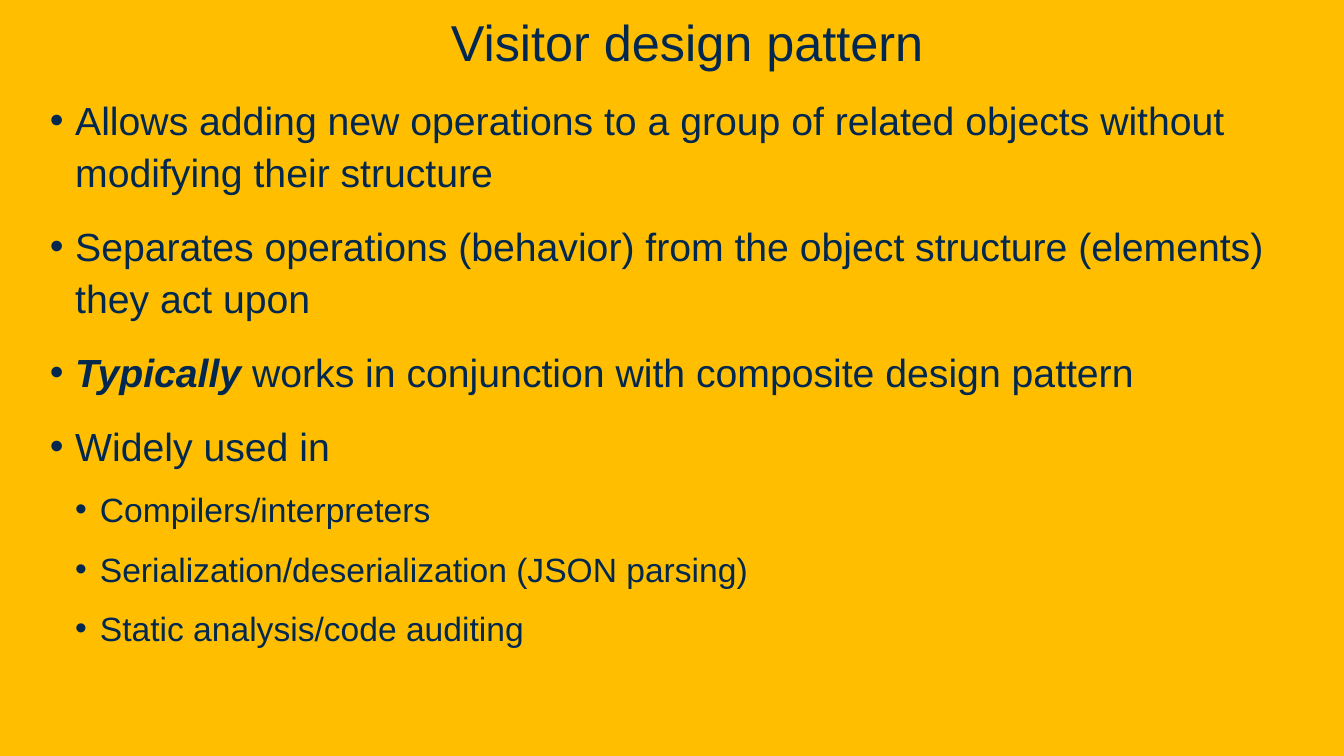
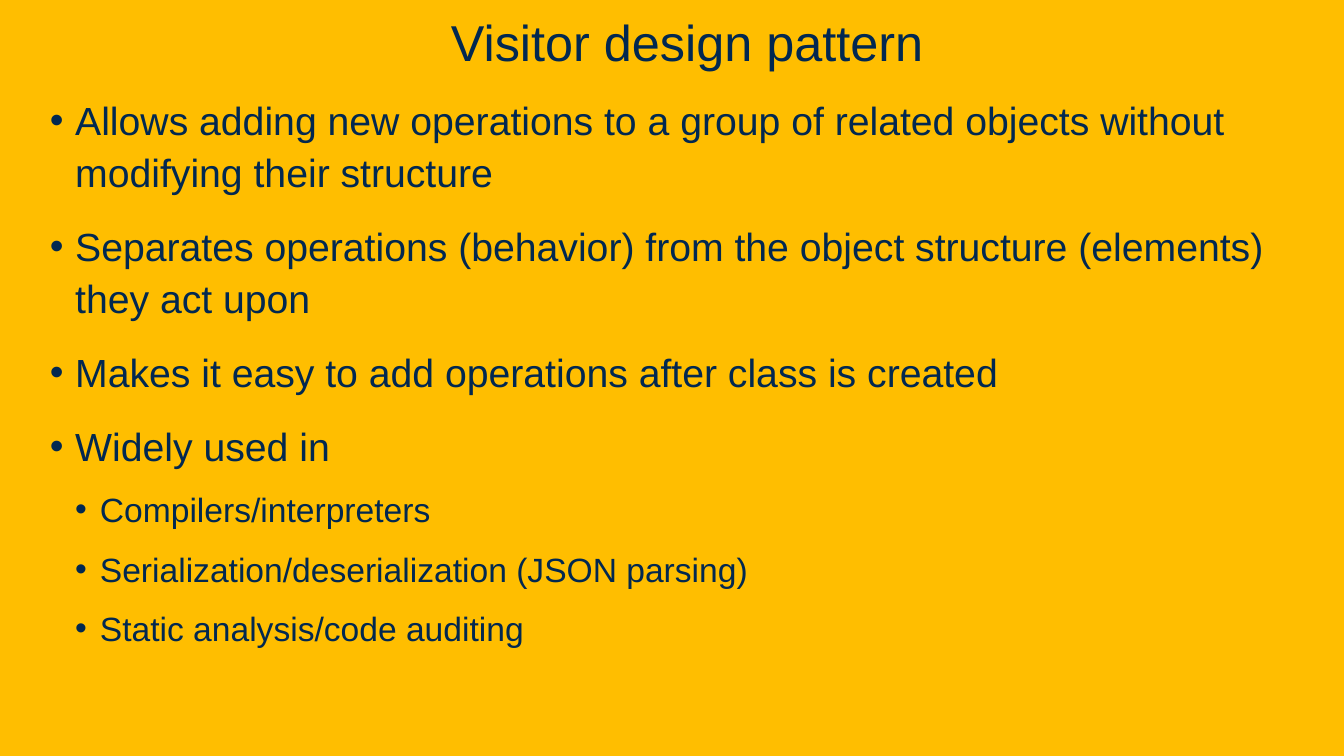
Before and after one commit to davsec-teaching/ECS160-Winter2025, a slide deck: slide 124 of slides/8_design_patterns.pptx (slide 123 before the commit). Drawn at 1344x756 pixels with LibreOffice and Linux fonts; fonts in the diff are those of the drawing; background and template pictures are left out. Boxes give left, top, right and bottom in pixels: in the first picture for what was removed or moved away, otherwise in the second. Text is boxed around its words. In the diff, an @@ line names an element or a change of style, - is before the commit and + after.

Commit message:
Design patterns final update. Goodnight.

```diff
--- a/slides/8_design_patterns.pptx
+++ b/slides/8_design_patterns.pptx
@@ text at (75,358,998,395): text changed @@
-• Typically works in conjunction with composite design pattern
+• Makes it easy to add operations after class is created
```
Also in this commit, not shown: 17 other slides changed, 1 slide added.
